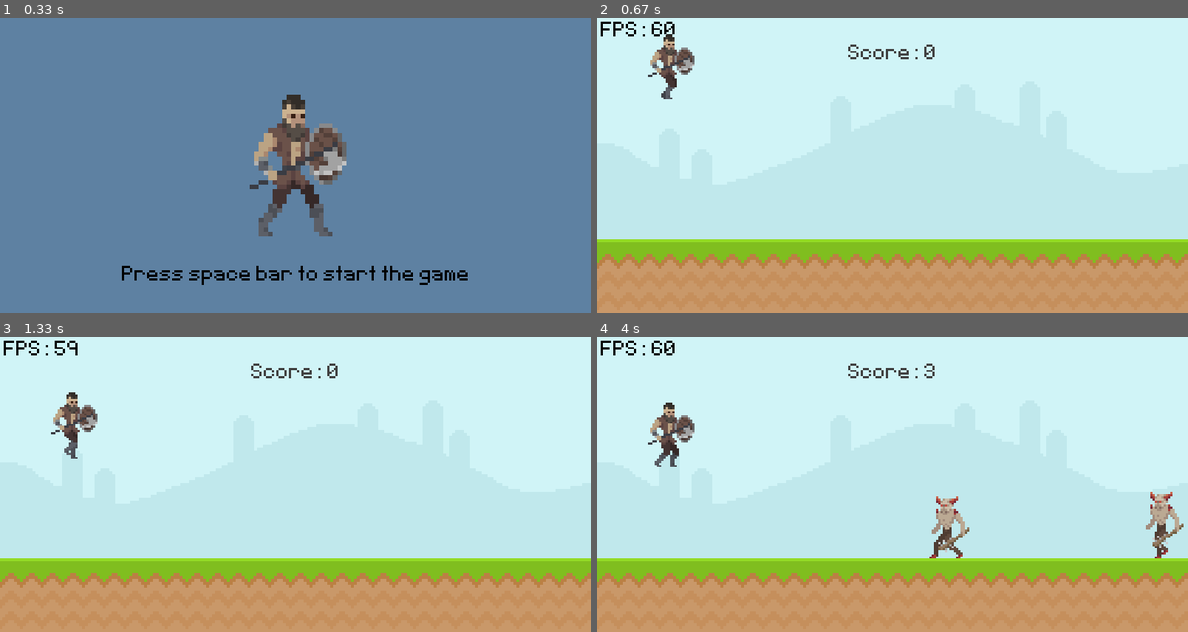
Above: before the commit, frames 1-4 (two rows, left to right).
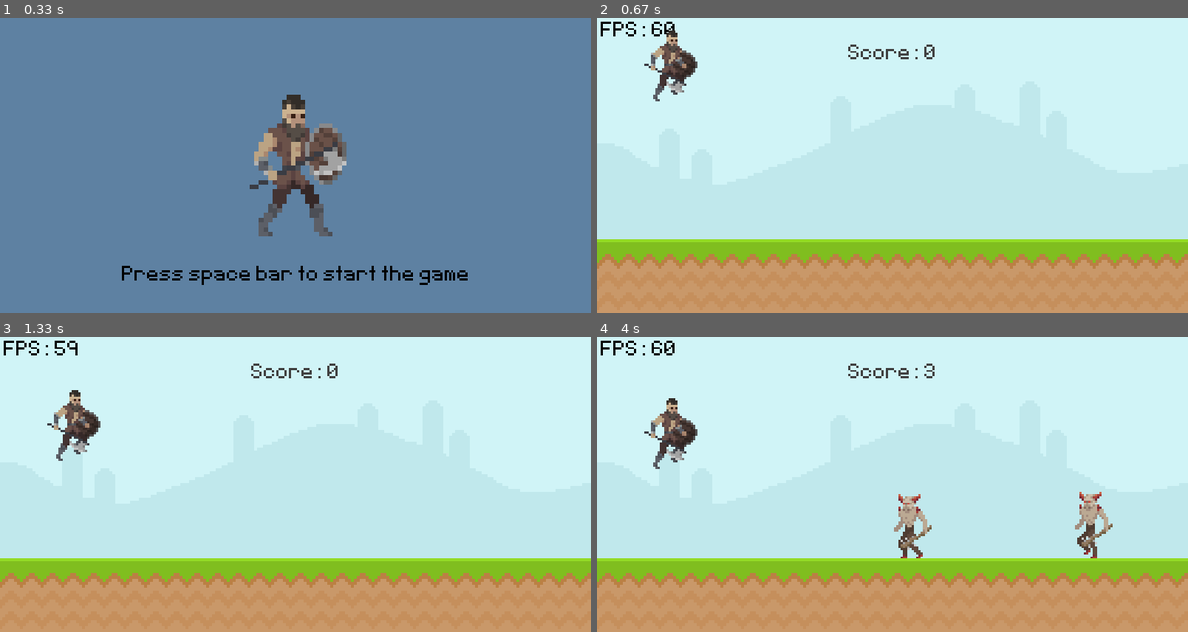
Above: after the commit, the same moments.

Repository: space-is-final-frontier/Pygame
Game: pygame game, started from Code/main.py
Two runs of this game, one before a commit and one after it. Both use one fixed random seed, a clock stepped at 60 frames per second and the inputs below.
Inputs:
- Up to frame 1 (0.33 s): no input
- Up to frame 2 (0.67 s): tap Space at 0.33 s
- Up to frame 3 (1.33 s): hold W 0.67-1.13 s; tap Space at 1.17 s
- Up to frame 4 (4 s): tap Space at 1.57, 1.87, 2.07, 2.4, 2.7, 3.47, 3.8 s

Frame 1 is identical in both runs. In frame 2, 0.9% of the frame differs, in the area x 8-17%, y 4-29%; in frame 3, 0.9%; in frame 4, 3.4%, in the area x 8-100%, y 20-75%.

Commit message:
Final finished version

Diff:
--- a/Code/main.py
+++ b/Code/main.py
@@ -20,12 +20,33 @@
         self.image = self.vik_walk[self.vik_walk_index]
         self.rect = self.image.get_rect(midbottom = (100, 300))
         self.gravity = 0
-        self.timer = 120
+
+        vik_attack_1 = pygame.transform.scale(pygame.image.load('Graphics/Viking Axe/attack2_1_mod.png').convert_alpha(), (63, 90))
+        vik_attack_2 = pygame.transform.scale(pygame.image.load('Graphics/Viking Axe/attack2_2_mod.png').convert_alpha(), (63, 99))
+        vik_attack_3 = pygame.transform.scale(pygame.image.load('Graphics/Viking Axe/attack2_3_mod.png').convert_alpha(), (114, 90))
+        vik_attack_4 = pygame.transform.scale(pygame.image.load('Graphics/Viking Axe/attack2_4_mod.png').convert_alpha(), (192, 90))
+        vik_attack_5 = pygame.transform.scale(pygame.image.load('Graphics/Viking Axe/attack2_5_mod.png').convert_alpha(), (72, 87))
+        vik_attack_6 = pygame.transform.scale(pygame.image.load('Graphics/Viking Axe/attack2_6_mod.png').convert_alpha(), (87, 90))
+
+        self.vik_attack = [vik_attack_1, vik_attack_2, vik_attack_3, vik_attack_4, vik_attack_5, vik_attack_6]
+        self.vik_attack_index = 0
+        self.attacking_completed = False
 
     def viking_input(self):
         keys = pygame.key.get_pressed()
         if keys[pygame.K_SPACE] and self.rect.bottom >= 300:
             self.gravity = -20
+
+        if keys[pygame.K_w] and (self.rect.bottom >= 300) and not self.attacking_completed:
+            self.attack_animation()
+            self.attack()
+
+        else:
+            self.animation()
+            self.collisions()
+            if self.attacking_completed and not keys[pygame.K_w]:
+                self.attacking_completed = False
+            self.vik_attack_index = 0
 
     def apply_gravity(self):
         self.gravity += 1
@@ -34,16 +55,37 @@
             self.rect.bottom = 300
 
     def animation(self):
-        self.vik_walk_index += 0.11
-        if self.vik_walk_index >= len(self.vik_walk):
-            self.vik_walk_index = 0
-        self.image = self.vik_walk[int(self.vik_walk_index)]
+        if self.rect.bottom < 300:
+            self.image = pygame.transform.scale(pygame.image.load('Graphics/Viking Axe/jump.png').convert_alpha(), (72, 96))
+            self.rect = self.image.get_rect(center = (self.rect.centerx, self.rect.centery))
+
+        else:
+            self.vik_walk_index += 0.12
+            if self.vik_walk_index >= len(self.vik_walk):
+                self.vik_walk_index = 0
+            self.image = self.vik_walk[int(self.vik_walk_index)]
+            self.rect = self.image.get_rect(center = (self.rect.centerx, self.rect.centery))
+
+    def attack_animation(self):
+        self.vik_attack_index += 0.14
+        if self.vik_attack_index >= len(self.vik_attack):
+            self.vik_attack_index = 0
+            self.attacking_completed = True
+        self.image = self.vik_attack[int(self.vik_attack_index)]
         self.rect = self.image.get_rect(center = (self.rect.centerx, self.rect.centery))
+
+    def attack(self):
+        pygame.sprite.spritecollide(viking.sprite, imp_group, True)
+
+    def collisions(self):
+        global game_active
+        if pygame.sprite.spritecollide(viking.sprite, imp_group, False):
+            imp_group.empty()
+            game_active = False
 
     def update(self):
         self.viking_input()
         self.apply_gravity()
-        self.animation()
 
 
 class Obstacle(pygame.sprite.Sprite):
@@ -109,7 +151,6 @@
 game_active = False
 start_time = 0
 score = 0
-attack_timer = 0
 
 #Groups
 viking = pygame.sprite.GroupSingle()
@@ -131,7 +172,7 @@
 
 #Obstacles
 obstacle_timer = pygame.USEREVENT + 1
-pygame.time.set_timer(obstacle_timer, 1500)
+pygame.time.set_timer(obstacle_timer, 1300)
 
 while True:
     for event in pygame.event.get():
@@ -164,7 +205,7 @@
         imp_group.update()
 
         #Collisions
-        collision_sprite()
+        #collision_sprite()
 
     else:
         screen.fill((94, 129, 162))
Binary file added: Graphics/Viking Axe/attack2_1_mod.png
Binary file added: Graphics/Viking Axe/attack2_2_mod.png
Binary file added: Graphics/Viking Axe/attack2_3_mod.png
Binary file added: Graphics/Viking Axe/attack2_4_mod.png
Binary file added: Graphics/Viking Axe/attack2_5_mod.png
Binary file added: Graphics/Viking Axe/attack2_6_mod.png
Binary file added: Graphics/Viking Axe/jump.png
